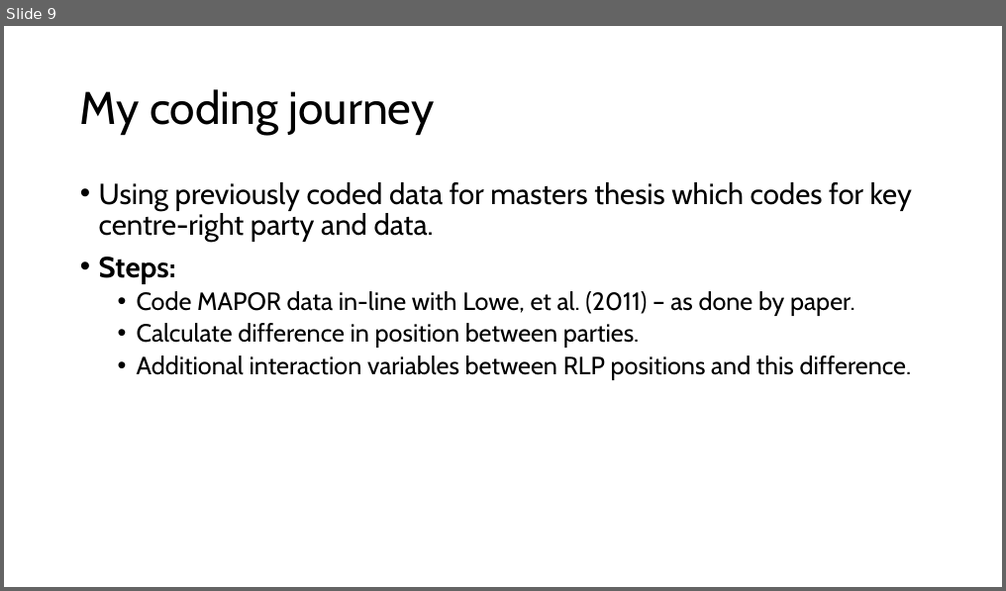
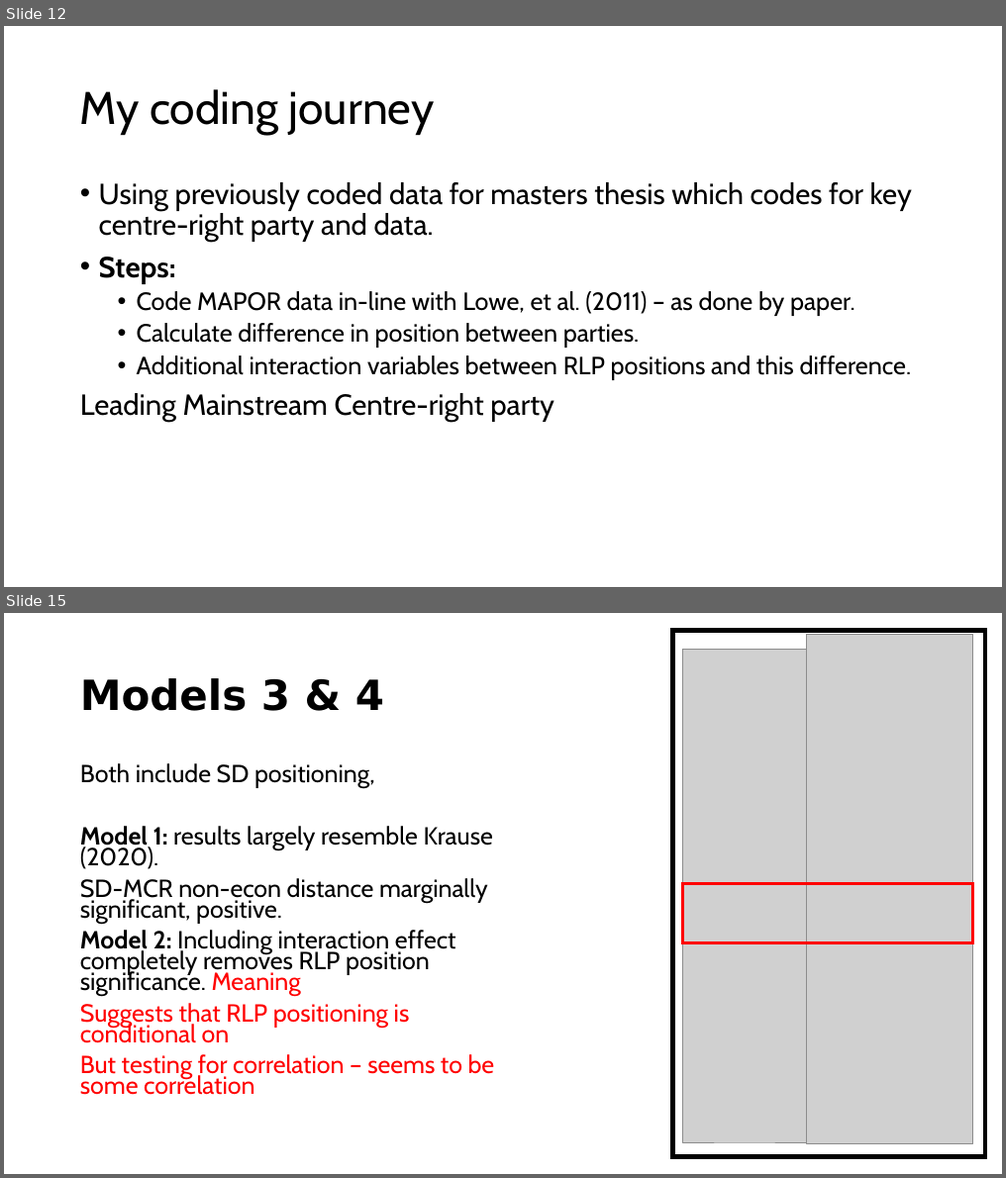
Before and after one commit to dlcy-dc/StatsII_2026, a slide deck: replication/my_replication/Replication paper powerpoint.pptx. Shown one above the other, each under a label of ours: slide 9 before the commit, slides 12 and 15 after it; the slides between them are not shown. The pictures are 1006x591 and 1006x1178 pixels, drawn with LibreOffice and Linux fonts; fonts in the diff are those of the drawing; grey boxes stand for pictures. Boxes give left, top, right and bottom in pixels: in the first picture for what was removed or moved away, otherwise in the second. Text is boxed around its words. In the diff, an @@ line names an element or a change of style, - is before the commit and + after.

```diff
--- a/replication/my_replication/Replication paper powerpoint.pptx
+++ b/replication/my_replication/Replication paper powerpoint.pptx
@@ slide 15 added at box(4, 613, 1002, 1174), background #FFFFFF @@
@@ rectangle added at box(672, 630, 985, 1157), outline #000000 4.5 pt @@
@@ picture added at box(807, 635, 973, 1145) @@
@@ picture added at box(683, 650, 807, 1143) @@
@@ title added at box(80, 678, 384, 711), 40 pt, text #000000, bold @@
+Models 3 & 4
@@ text added at box(80, 763, 495, 1095), 23.8 pt, text #000000 @@
+Both include SD positioning,
+Model 1: results largely resemble Krause (2020).
+SD-MCR non-econ distance marginally significant, positive.
+Model 2: Including interaction effect completely removes RLP position significance. Meaning
+Suggests that RLP positioning is conditional on
+But testing for correlation – seems to be some correlation
@@ rectangle added at box(683, 884, 973, 943), outline #FF0000 3 pt @@
@@ what was slide 9 is now slide 12 @@
@@ slide 12 changed as well @@
@@ text at box(80, 393, 554, 422): paragraph added @@
+Leading Mainstream Centre-right party
```
Also in this commit, not shown: 3 other slides changed, 10 other slides added, 5 slides removed, 6 other files.
